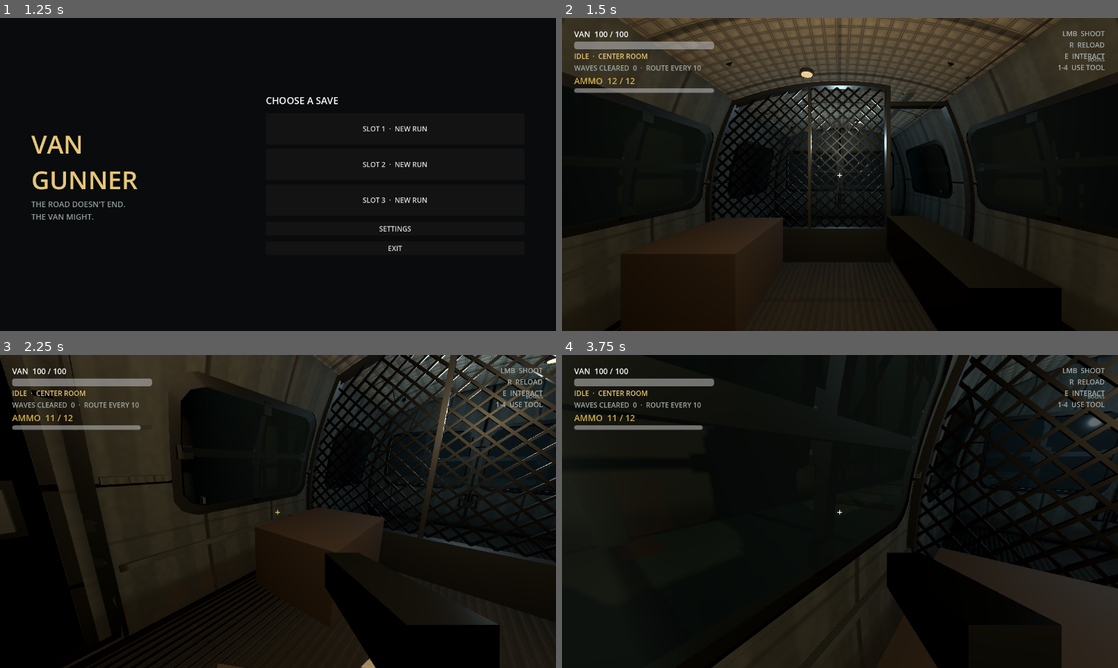
Above: before the commit, frames 1-4 (two rows, left to right).
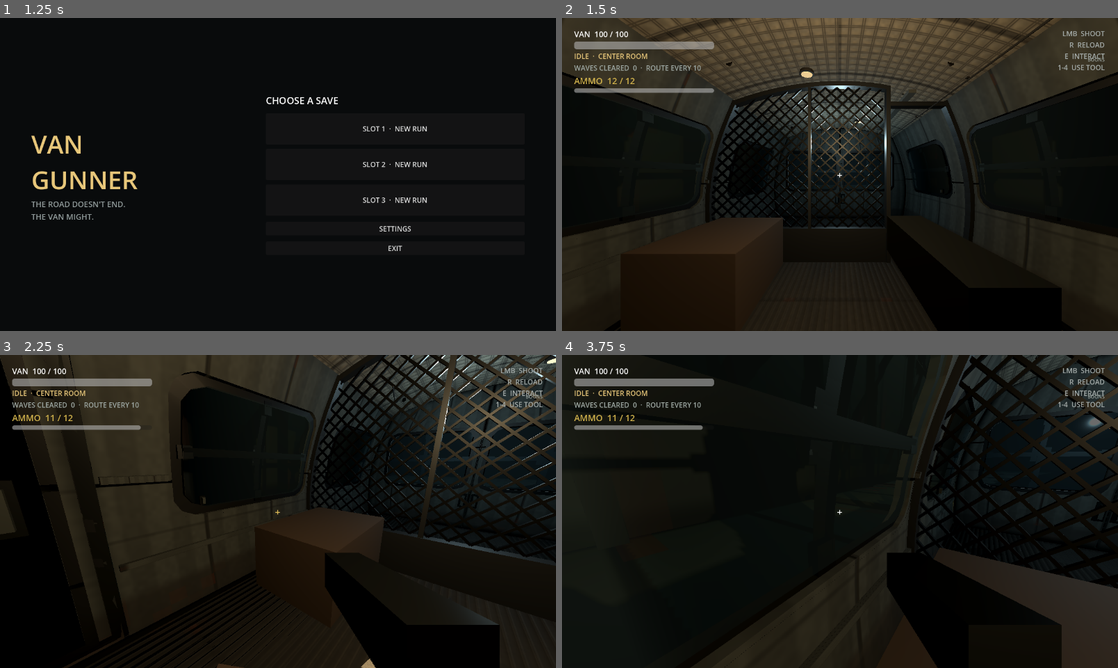
Above: after the commit, the same moments.

Repository: SebastianFreitas/van-gunner
Game: Godot game, scene res://scenes/boot/boot.tscn
The game is run twice, just before and just after one commit, with the same random seed, the same clock (stepped at 60 frames per second) and the same inputs.
Inputs (mouse positions are in pixels of both pictures, inside the frame that each line leads up to):
- Up to frame 1 (1.25 s): tap Enter at 0.5 s; move the mouse to (400, 158) at 0.52 s; hold D (move_right) from 0.53 s (still down); hold E (interact) from 0.53 s (still down)
- Up to frame 2 (1.5 s): release D (move_right) at 1.25 s; release E (interact) at 1.25 s; click "SLOT 1 · NEW RUN" at 1.25 s
- Up to frame 3 (2.25 s): tap Space at 2 s; move the mouse to (250, 511) at 2.02 s; hold W (move_forward) from 2.03 s (still down); click (250, 511) at 2.1 s
- Up to frame 4 (3.75 s): keep holding W (move_forward); move the mouse to (851, 505) at 2.77 s; hold 1 (use_slot_1) 2.78-3.53 s; tap Enter at 3.5 s; move the mouse to (834, 517) at 3.52 s; tap 2 (use_slot_2) at 3.6 s

Frame 1 is identical in both runs. In frame 2, 0.1% of the frame differs, in the area x 0-100%, y 17-71%; in frame 3, 0.1%; in frame 4, 0.8%, in the area x 25-71%, y 0-100%.

Commit message:
Add window opening reveals so side wall liners read thick when sashes open.
Co-authored-by: Cursor <cursoragent@cursor.com>

Diff:
--- a/scripts/run/van_side_wall.gd
+++ b/scripts/run/van_side_wall.gd
@@ -640,7 +640,8 @@
 
 	# Opening returns (thickness around cutouts).
 	_add_opening_returns(st, wall_sign, verts, outer, uvs, solid)
-	# Reveal faces at the door hole — grid returns are edge-on when looking out.
+	# Reveal faces at window + door holes — grid returns are edge-on when looking out.
+	_add_window_opening_reveals(st, wall_sign)
 	_add_door_opening_reveals(st, wall_sign)
 
 	st.generate_normals()
@@ -683,6 +684,67 @@
 	mi.material_override = mat
 	mi.cast_shadow = GeometryInstance3D.SHADOW_CASTING_SETTING_ON
 	add_child(mi)
+
+
+## Cross-section faces on each window cut perimeter — visible when the sash is open.
+func _add_window_opening_reveals(st: SurfaceTool, wall_sign: float) -> void:
+	var half_span := span_z * 0.5
+	const EDGE_SUBDIV := 16
+	var n_poly := WINDOW_CUT_POLY.size()
+	if n_poly < 3:
+		return
+
+	for cz in window_centers_z:
+		for i in range(n_poly):
+			var a: Vector2 = WINDOW_CUT_POLY[i]
+			var b: Vector2 = WINDOW_CUT_POLY[(i + 1) % n_poly]
+			var inward_2d := _poly_edge_inward(a, b, WINDOW_CUT_POLY)
+			for s in range(EDGE_SUBDIV):
+				var la := a.lerp(b, float(s) / float(EDGE_SUBDIV))
+				var lb := a.lerp(b, float(s + 1) / float(EDGE_SUBDIV))
+				var ya := window_center_y + la.y
+				var yb := window_center_y + lb.y
+				var za := cz + la.x
+				var zb := cz + lb.x
+				var xi_a := wall_sign * _profile_x(ya)
+				var xo_a := xi_a + wall_sign * thickness
+				var xi_b := wall_sign * _profile_x(yb)
+				var xo_b := xi_b + wall_sign * thickness
+				var i_a := Vector3(xi_a, ya, za)
+				var o_a := Vector3(xo_a, ya, za)
+				var i_b := Vector3(xi_b, yb, zb)
+				var o_b := Vector3(xo_b, yb, zb)
+				var uva := Vector2((za + half_span) / span_z, ya / wall_height)
+				var uvb := Vector2((zb + half_span) / span_z, yb / wall_height)
+				_add_reveal_quad(st, i_a, o_a, i_b, o_b, uva, uvb, inward_2d)
+
+
+## Inward-pointing 2D normal for a polygon edge (poly coords: z_off, y_off).
+func _poly_edge_inward(a: Vector2, b: Vector2, poly: PackedVector2Array) -> Vector2:
+	var edge := b - a
+	var n := Vector2(-edge.y, edge.x)
+	if not point_in_poly((a + b) * 0.5 + n * 0.01, poly):
+		n = -n
+	return n
+
+
+## Quad bridging inner→outer along an opening edge; normal faces into the hole.
+func _add_reveal_quad(
+	st: SurfaceTool,
+	i_a: Vector3, o_a: Vector3, i_b: Vector3, o_b: Vector3,
+	uva: Vector2, uvb: Vector2,
+	inward_2d: Vector2
+) -> void:
+	var inward_3d := Vector3(0.0, inward_2d.y, inward_2d.x)
+	var thick := o_a - i_a
+	var tangent := i_b - i_a
+	var n := thick.cross(tangent)
+	if n.dot(inward_3d) < 0.0:
+		_add_tri(st, i_a, uva, o_a, uva, o_b, uvb)
+		_add_tri(st, i_a, uva, o_b, uvb, i_b, uvb)
+	else:
+		_add_tri(st, i_a, uva, i_b, uvb, o_b, uvb)
+		_add_tri(st, i_a, uva, o_b, uvb, o_a, uva)
 
 
 ## Cross-section faces on the door hole perimeter — visible when looking out.
